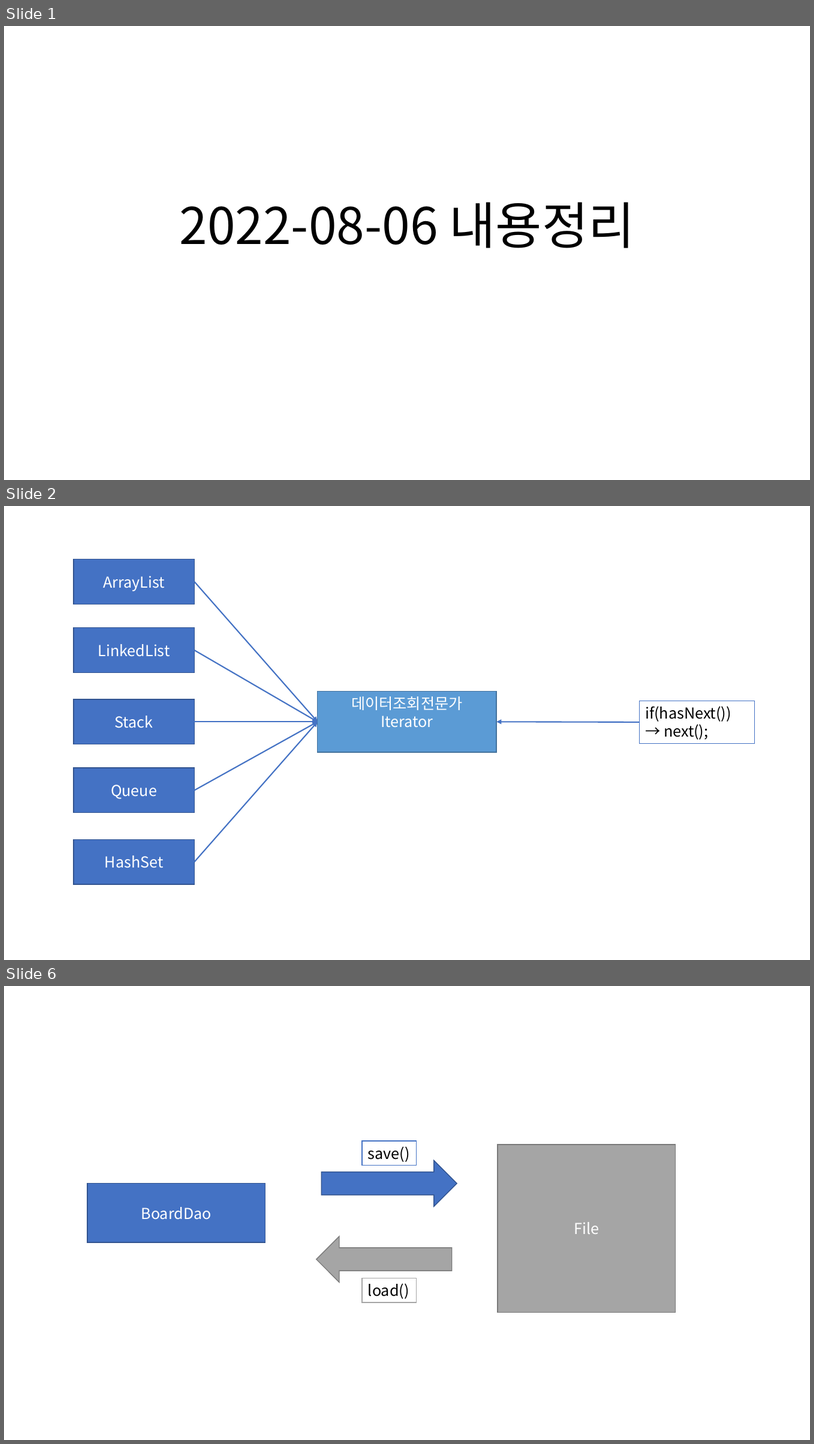
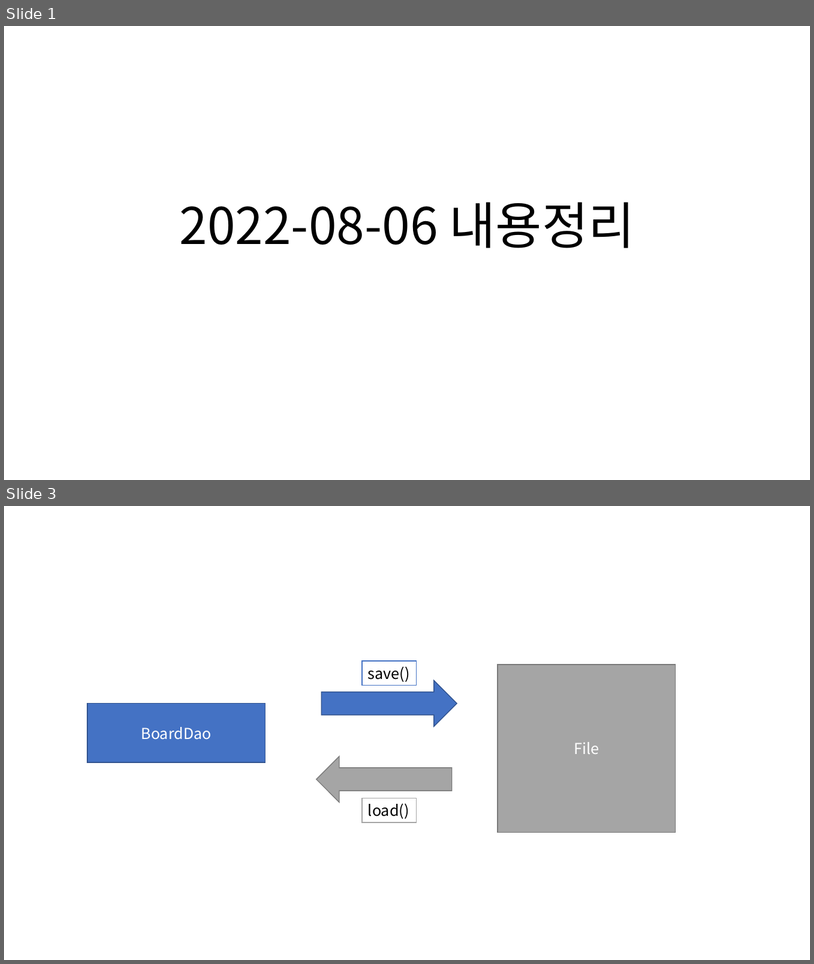
Before and after one commit to Dingadung/2022-study-workspace, a slide deck: study-note/자바/2022-08-06 내용정리.pptx. Shown one above the other, each under a label of ours: slides 1, 2 and 6 before the commit, slides 1 and 3 after it; the slides between them are not shown. The pictures are 814x1444 and 814x964 pixels, drawn with LibreOffice and Linux fonts; fonts in the diff are those of the drawing. Boxes give left, top, right and bottom in pixels: in the first picture for what was removed or moved away, otherwise in the second. Text is boxed around its words. In the diff, an @@ line names an element or a change of style, - is before the commit and + after.

```diff
--- a/study-note/자바/2022-08-06 내용정리.pptx
+++ b/study-note/자바/2022-08-06 내용정리.pptx
@@ slide 2 removed at (4,506,810,960), background #FFFFFF @@
@@ rectangle removed at (74,559,195,604) @@
-ArrayList
@@ arrow removed from (195, 582) to (318, 721) @@
@@ rectangle removed at (74,628,195,672) @@
-LinkedList
@@ arrow removed from (195, 650) to (318, 721) @@
@@ rectangle removed at (74,699,195,744) @@
-Stack
@@ rectangle removed at (318,691,497,752) @@
-데이터조회전문가
-Iterator
@@ rectangle removed at (640,701,755,744) @@
-if(hasNext())
-→ next();
@@ arrow removed from (195, 721) to (318, 721) @@
@@ arrow removed from (195, 790) to (318, 721) @@
@@ arrow removed from (195, 862) to (318, 721) @@
@@ arrow removed from (640, 722) to (497, 721) @@
@@ rectangle removed at (74,768,195,813) @@
-Queue
@@ rectangle removed at (74,840,195,884) @@
-HashSet
@@ what was slide 6 is now slide 3 @@
```
Also in this commit, not shown: 1 slide added, 3 other slides removed, 3 other files.
